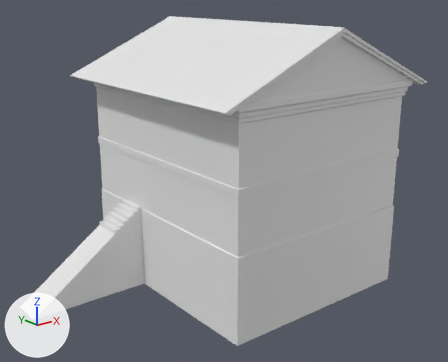
A saved change to the FBX model Assets/_Gumball/Runtime/Test/Building_Test/Mesh/Building_03.fbx.
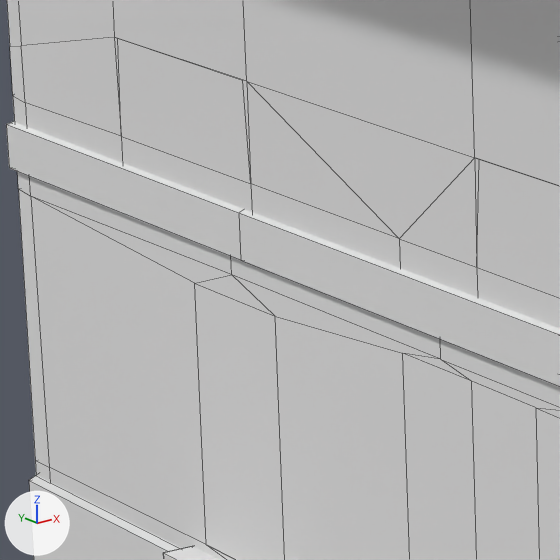
Each version is shown whole from a 50 mm camera at (-23.0, -27.4, 15.5) aimed at (-0.7, 0.5, 4.3), then close up on the part from 22% to 40% of the width and 33% to 55% of the height. The axes (+X, +Y, +Z) are drawn at lower left. The lights are the same throughout. The close-ups show mesh edges as thin lines. Vertices at the same position are counted once.

In view in the first close-up: 'Building_03_Base', 'Building_03_Trim', 'Building_03_Walls', 'Building_03_Windows'.
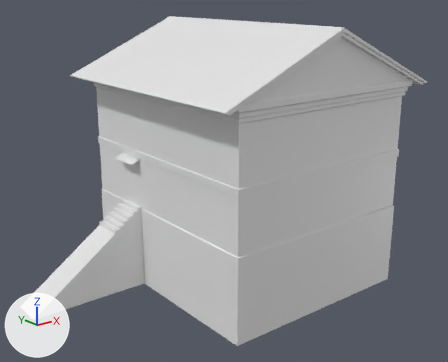
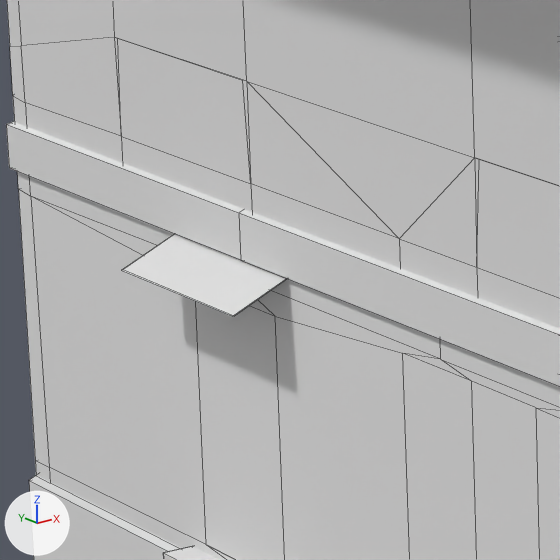
Location of each change, (x1, y1, x2, y2) in pixels of the close-ups (560 x 560 px):
'Building_03_Roof', reshaped (not visible before): after (122, 234, 287, 316)

What the commit changed:
Material 'VCC Channel Viewer' (mat_vcc_channel_viewer) is new.
Its base color is (0.8, 0.8, 0.8) (white #e7e7e7).
Its roughness is 0.4.
me_mesh_0075_rip_mesh0000_023 has 56 vertices, 40 faces and spans x -7.12..7.19, y -7.63..7.07, z 10.39..13.64.
me_mesh_0075_rip_mesh0000_023 is used by ob_building_03_roof; location (0.0, 0.0, 0.0).
Verts and faces of me_mesh_0075_rip_mesh0000_023; kept vertices keep their numbers, new ones are numbered from 56.
Part 1, on me_mesh_0075_rip_mesh0000_023:
New vertex 56 is at (-6.31, 3.52, 6.03), pixel (121, 270).
New vertex 57 is at (-6.31, 1.67, 6.03), pixel (232, 316).
New vertex 58 is at (-6.3, 1.67, 6.03), pixel (234, 316).
New vertices 59, 60, 61 stand at vertices 56, 57, 58, in that order, plus (0.58, 0.0, 0.26).
New vertex 62 is at (-6.29, 3.52, 6.03), pixel (122, 269).
New vertex 63 is at (-5.72, 3.52, 6.29).
New faces: (56, 57, 60, 59), (58, 62, 63, 61).
me_mesh_0075_rip_mesh0000_023 now uses material mat_vcc_channel_viewer (white #e7e7e7).
